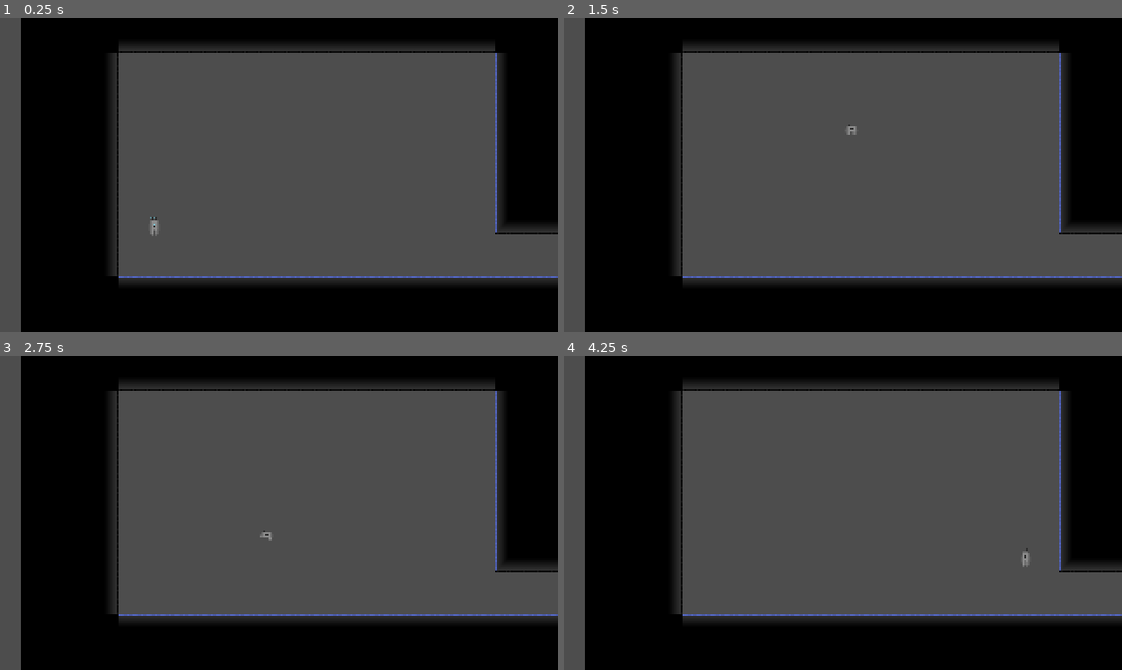
Above: before the commit, frames 1-4 (two rows, left to right).
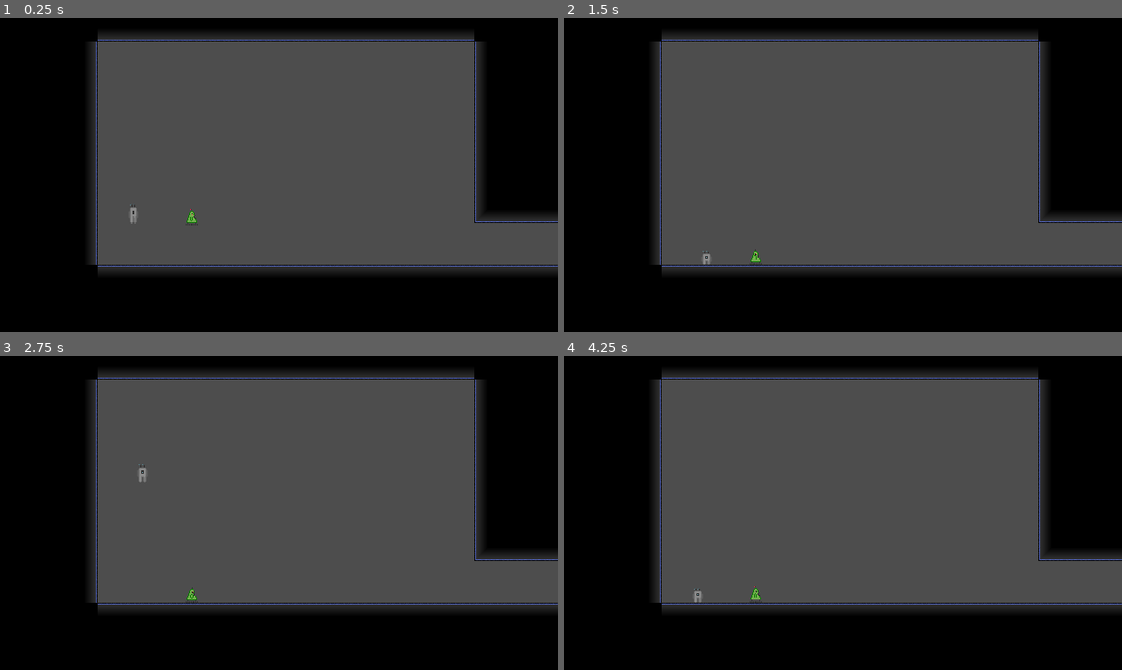
Above: after the commit, the same moments.

Repository: vavakado/cybergalic
Game: Godot game, scene res://main_scene/game.tscn
The game is run twice, just before and just after one commit, with the same random seed, the same clock (stepped at 60 frames per second) and the same inputs.
Inputs:
- Up to frame 1 (0.25 s): no input
- Up to frame 2 (1.5 s): hold Right (ui_right) from 0.53 s (still down); tap A (A, bound only after the commit) at 0.6 s; tap Up (ui_up) at 0.77, 1.07 s; tap D (D, bound only after the commit) at 0.8, 1.35 s
- Up to frame 3 (2.75 s): tap Up (ui_up) at 1.52, 1.82, 2.3 s; tap W (W, bound only after the commit) at 1.55, 2.1 s; release Right (ui_right) at 2.03 s; hold Left (ui_left) from 2.03 s (still down)
- Up to frame 4 (4.25 s): release Left (ui_left) at 2.78 s; hold Right (ui_right) from 2.78 s (still down); tap Up (ui_up) at 2.85, 3.02, 3.32, 3.77, 4.07 s; tap A (A, bound only after the commit) at 3.05, 3.6 s; tap D (D, bound only after the commit) at 3.8 s

The runs differ from the first frame. In frame 1, 19% of the frame differs, in the area x 0-100%, y 0-100%; in frame 2, 19%; in frame 3, 19%; in frame 4, 19%.

Commit message:
Enemy_Ttank added

Diff:
--- /dev/null
+++ b/elements/Enemies/Ttank/Enemy_Ttank.tscn
@@ -0,0 +1,147 @@
+[gd_scene load_steps=12 format=3 uid="uid://b8muf7iwnk74w"]
+
+[ext_resource type="Texture2D" uid="uid://bvmnmkofb7o74" path="res://assets/enemies/Ttank/Idle.png" id="1_ydn81"]
+[ext_resource type="Texture2D" uid="uid://bfso7wkem5hqp" path="res://assets/enemies/Ttank/run.png" id="2_tppy6"]
+
+[sub_resource type="GDScript" id="GDScript_bexg1"]
+script/source = "extends CharacterBody2D
+
+enum State {Idle, Left, Right}
+
+const SPEED = 100.0
+var state := State.Idle
+var gravity = ProjectSettings.get_setting(\"physics/2d/default_gravity\")
+
+@onready var animation = $AnimatedSprite2D
+
+
+func change_state(new_state: State):
+	state = new_state
+
+func _physics_process(delta):
+	# Add the gravity.
+	if not is_on_floor():
+		velocity.y += gravity * delta
+
+	var Players = get_tree().get_nodes_in_group(\"player\")
+	var Player = Players[0]
+
+	var to_player_dist_x = abs(self.global_position.x - Player.global_position.x)
+	var to_player_dist_y = abs(self.global_position.y - Player.global_position.y)
+
+	var to_player_dist = pow(to_player_dist_x*to_player_dist_x + to_player_dist_y*to_player_dist_y, 1.0/2.0)
+	#if Player.global_position.x > self.global_position.x:
+		#to_player_dist = Player.global_position.x - self.global_position.x
+	#elif Player.global_position.x < self.global_position.x:
+		#to_player_dist = self.global_position.x - Player.global_position.x
+	print(to_player_dist)
+
+	var direction = 0
+
+	match state:
+		State.Idle:
+			direction = 0
+		State.Right:
+			direction = 1
+		State.Left:
+			direction = -1
+
+	if to_player_dist < 40 and Player.global_position > self.global_position:
+		change_state(State.Right)
+	elif to_player_dist < 40 and Player.global_position < self.global_position:
+		change_state(State.Left)
+	else:
+		change_state(State.Idle)
+
+	if direction == 1:
+		velocity.x = direction * SPEED
+	elif direction == -1:
+		velocity.x = direction * SPEED
+	elif direction == 0:
+		velocity.x = 0
+
+	if direction < 0:
+		animation.set_flip_h(true)
+	if direction > 0:
+		animation.set_flip_h(false)
+	if direction == 0:
+		animation.play(\"idle\")
+	elif direction :
+		animation.play(\"run\")
+
+	move_and_slide()
+
+
+"
+
+[sub_resource type="AtlasTexture" id="AtlasTexture_278b4"]
+atlas = ExtResource("1_ydn81")
+region = Rect2(0, 0, 19, 30)
+
+[sub_resource type="AtlasTexture" id="AtlasTexture_5kpks"]
+atlas = ExtResource("1_ydn81")
+region = Rect2(19, 0, 19, 30)
+
+[sub_resource type="AtlasTexture" id="AtlasTexture_3jdyt"]
+atlas = ExtResource("1_ydn81")
+region = Rect2(38, 0, 19, 30)
+
+[sub_resource type="AtlasTexture" id="AtlasTexture_p1cdp"]
+atlas = ExtResource("1_ydn81")
+region = Rect2(57, 0, 19, 30)
+
+[sub_resource type="AtlasTexture" id="AtlasTexture_yvmsk"]
+atlas = ExtResource("2_tppy6")
+region = Rect2(0, 0, 19, 30)
+
+[sub_resource type="AtlasTexture" id="AtlasTexture_5f7fp"]
+atlas = ExtResource("2_tppy6")
+region = Rect2(19, 0, 19, 30)
+
+[sub_resource type="SpriteFrames" id="SpriteFrames_ocpbo"]
+animations = [{
+"frames": [{
+"duration": 1.0,
+"texture": SubResource("AtlasTexture_278b4")
+}, {
+"duration": 1.0,
+"texture": SubResource("AtlasTexture_5kpks")
+}, {
+"duration": 1.0,
+"texture": SubResource("AtlasTexture_3jdyt")
+}, {
+"duration": 1.0,
+"texture": SubResource("AtlasTexture_p1cdp")
+}],
+"loop": true,
+"name": &"idle",
+"speed": 7.0
+}, {
+"frames": [{
+"duration": 1.0,
+"texture": SubResource("AtlasTexture_yvmsk")
+}, {
+"duration": 1.0,
+"texture": SubResource("AtlasTexture_5f7fp")
+}],
+"loop": true,
+"name": &"run",
+"speed": 7.0
+}]
+
+[sub_resource type="CapsuleShape2D" id="CapsuleShape2D_rg2fy"]
+radius = 8.0
+height = 26.0
+
+[node name="Enemy_Ttank" type="CharacterBody2D"]
+scale = Vector2(1, 0.7)
+script = SubResource("GDScript_bexg1")
+
+[node name="AnimatedSprite2D" type="AnimatedSprite2D" parent="."]
+sprite_frames = SubResource("SpriteFrames_ocpbo")
+animation = &"idle"
+frame_progress = 0.991076
+
+[node name="CollisionShape2D" type="CollisionShape2D" parent="."]
+position = Vector2(0, 2)
+shape = SubResource("CapsuleShape2D_rg2fy")
--- a/elements/Player/player.gd
+++ b/elements/Player/player.gd
@@ -24,16 +24,16 @@
 	if not is_on_floor() or jump_count == 1 or jump_count == 2:
 		#print("0")
 		velocity.y += gravity * delta
-	if Input.is_action_just_pressed("ui_up") and is_on_floor():
+	if Input.is_action_just_pressed("W") and is_on_floor():
 		#print("1")
 		jump_count = 1
 		velocity.y = JUMP_VELOCITY
-	elif Input.is_action_just_pressed("ui_up") and not is_on_floor() and jump_count == 1:
+	elif Input.is_action_just_pressed("W") and not is_on_floor() and jump_count == 1:
 		jump_count = 2
 		velocity.y = JUMP_VELOCITY
 	elif is_on_floor():
 		jump_count = 0
-	var direction = Input.get_axis("ui_left", "ui_right")
+	var direction = Input.get_axis("A", "D")
 	velocity.x = direction * SPEED
 	move_and_slide()
 
--- a/elements/Player/player.tscn
+++ b/elements/Player/player.tscn
@@ -6,7 +6,7 @@
 [sub_resource type="RectangleShape2D" id="RectangleShape2D_pcbb8"]
 size = Vector2(15, 17)
 
-[node name="Player" type="CharacterBody2D"]
+[node name="Player" type="CharacterBody2D" groups=["player"]]
 script = ExtResource("1_1i4bg")
 
 [node name="AnimatedSprite2D" type="AnimatedSprite2D" parent="."]
--- a/main_scene/game.gd
+++ b/main_scene/game.gd
@@ -1,4 +1,7 @@
 extends Node2D
+
+const TILE_SCENE = preload("res://tilemap.tscn")
+
 class tile_piece:
 	var index: int
 	var variant: int
@@ -6,7 +9,6 @@
 		self.index = index
 		self.variant = variant
 
-const TILE_SCENE = preload("res://tilemap.tscn")
 var spawned_tiles = [tile_piece.new(0, 0)]
 
 func _ready():
--- a/main_scene/game.tscn
+++ b/main_scene/game.tscn
@@ -1,13 +1,14 @@
-[gd_scene load_steps=3 format=3 uid="uid://ctowx38i5vita"]
+[gd_scene load_steps=4 format=3 uid="uid://ctowx38i5vita"]
 
 [ext_resource type="Script" path="res://main_scene/game.gd" id="1_8cfnd"]
 [ext_resource type="PackedScene" uid="uid://d81i7qvehbwb" path="res://elements/Player/player.tscn" id="2_tby0y"]
+[ext_resource type="PackedScene" uid="uid://b8muf7iwnk74w" path="res://elements/Enemies/Ttank/Enemy_Ttank.tscn" id="3_cxxig"]
 
 [node name="Game" type="Node2D" groups=["game"]]
 script = ExtResource("1_8cfnd")
 
 [node name="Camera2D" type="Camera2D" parent="."]
-position = Vector2(296, 304)
+position = Vector2(320, 317)
 offset = Vector2(0, -20)
 zoom = Vector2(0.5, 0.5)
 position_smoothing_speed = 2.0
@@ -21,4 +22,7 @@
 [node name="Player" parent="." instance=ExtResource("2_tby0y")]
 position = Vector2(152, 320)
 
+[node name="Enemy_Ttank" parent="." instance=ExtResource("3_cxxig")]
+position = Vector2(220, 312)
+
 [connection signal="new_tile" from="Player" to="." method="_on_player_new_tile"]
--- a/project.godot
+++ b/project.godot
@@ -21,12 +21,33 @@
 window/size/viewport_height=180
 window/size/window_width_override=1280
 window/size/window_height_override=720
-window/stretch/mode="viewport"
+window/stretch/mode="canvas_items"
+
+[input]
+
+W={
+"deadzone": 0.5,
+"events": [Object(InputEventKey,"resource_local_to_scene":false,"resource_name":"","device":-1,"window_id":0,"alt_pressed":false,"shift_pressed":false,"ctrl_pressed":false,"meta_pressed":false,"pressed":false,"keycode":0,"physical_keycode":87,"key_label":0,"unicode":119,"echo":false,"script":null)
+]
+}
+A={
+"deadzone": 0.5,
+"events": [Object(InputEventKey,"resource_local_to_scene":false,"resource_name":"","device":-1,"window_id":0,"alt_pressed":false,"shift_pressed":false,"ctrl_pressed":false,"meta_pressed":false,"pressed":false,"keycode":0,"physical_keycode":65,"key_label":0,"unicode":97,"echo":false,"script":null)
+]
+}
+D={
+"deadzone": 0.5,
+"events": [Object(InputEventKey,"resource_local_to_scene":false,"resource_name":"","device":-1,"window_id":0,"alt_pressed":false,"shift_pressed":false,"ctrl_pressed":false,"meta_pressed":false,"pressed":false,"keycode":0,"physical_keycode":68,"key_label":0,"unicode":100,"echo":false,"script":null)
+]
+}
+S={
+"deadzone": 0.5,
+"events": [Object(InputEventKey,"resource_local_to_scene":false,"resource_name":"","device":-1,"window_id":0,"alt_pressed":false,"shift_pressed":false,"ctrl_pressed":false,"meta_pressed":false,"pressed":false,"keycode":0,"physical_keycode":83,"key_label":0,"unicode":115,"echo":false,"script":null)
+]
+}
 
 [rendering]
 
 textures/canvas_textures/default_texture_filter=3
 textures/decals/filter=2
 textures/light_projectors/filter=2
-2d/snap/snap_2d_transforms_to_pixel=true
-2d/snap/snap_2d_vertices_to_pixel=true
Binary file added: assets/enemies/Ttank/Idle.png
Not shown, added: assets/enemies/Ttank/Idle.png.import
Binary file added: assets/enemies/Ttank/run.png
Not shown, added: assets/enemies/Ttank/run.png.import
